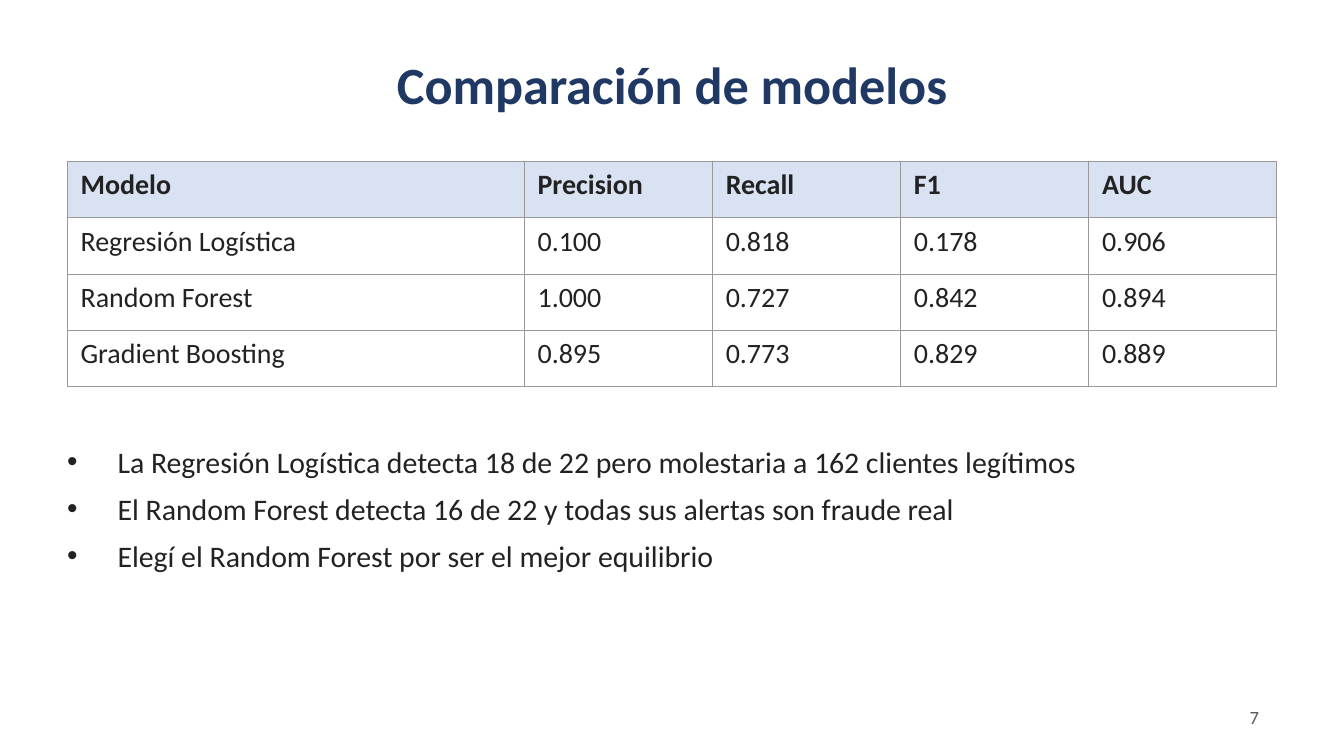
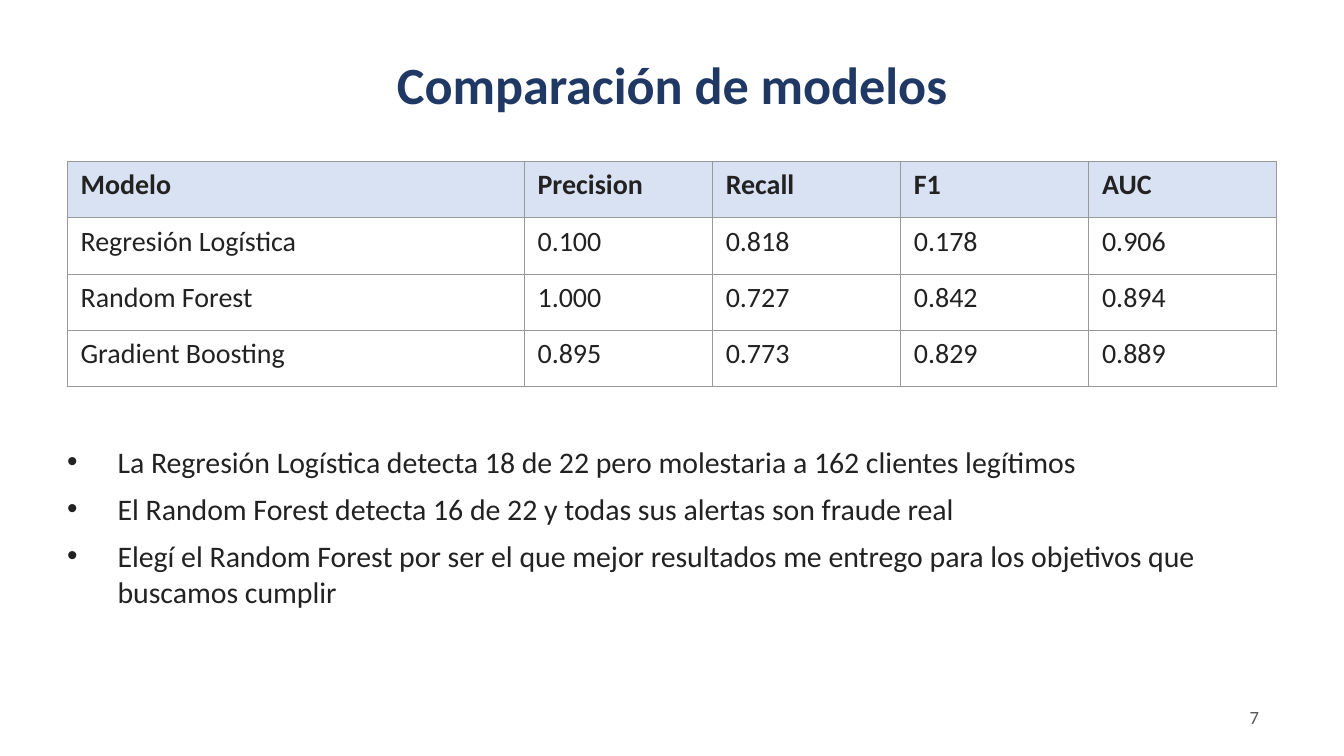
Before and after one commit to kg-alvarado/Project_fraude_kdd, a slide deck: slide 7 of presentacion/presentacion_defensa.pptx. Drawn at 1344x756 pixels with LibreOffice and Linux fonts; fonts in the diff are those of the drawing. Boxes give left, top, right and bottom in pixels: in the first picture for what was removed or moved away, otherwise in the second. Text is boxed around its words. In the diff, an @@ line names an element or a change of style, - is before the commit and + after.

```diff
--- a/presentacion/presentacion_defensa.pptx
+++ b/presentacion/presentacion_defensa.pptx
@@ text at (x1=118, y1=546, x2=1194, y2=608): text changed @@
-• Elegí el Random Forest por ser el mejor equilibrio
+• Elegí el Random Forest por ser el que mejor resultados me entrego para los objetivos que buscamos cumplir
```
Also in this commit, not shown: 9 other slides changed.
